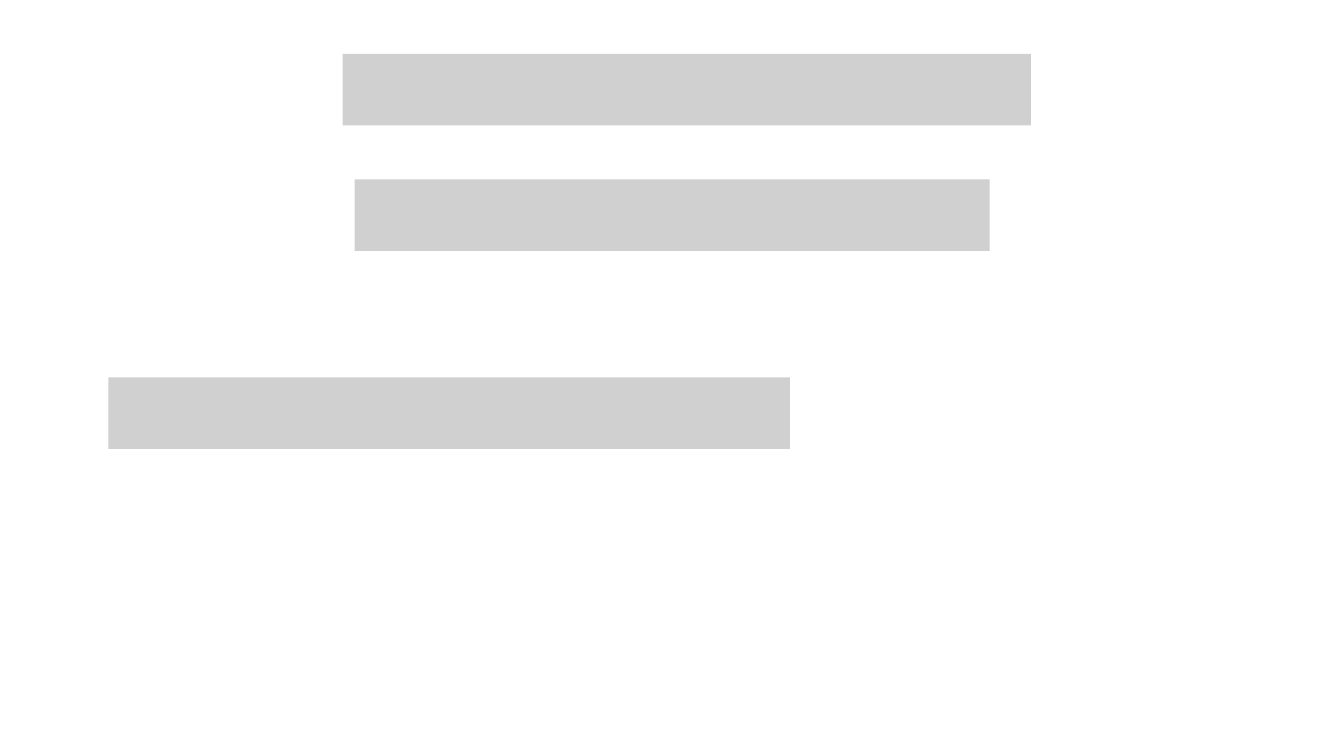
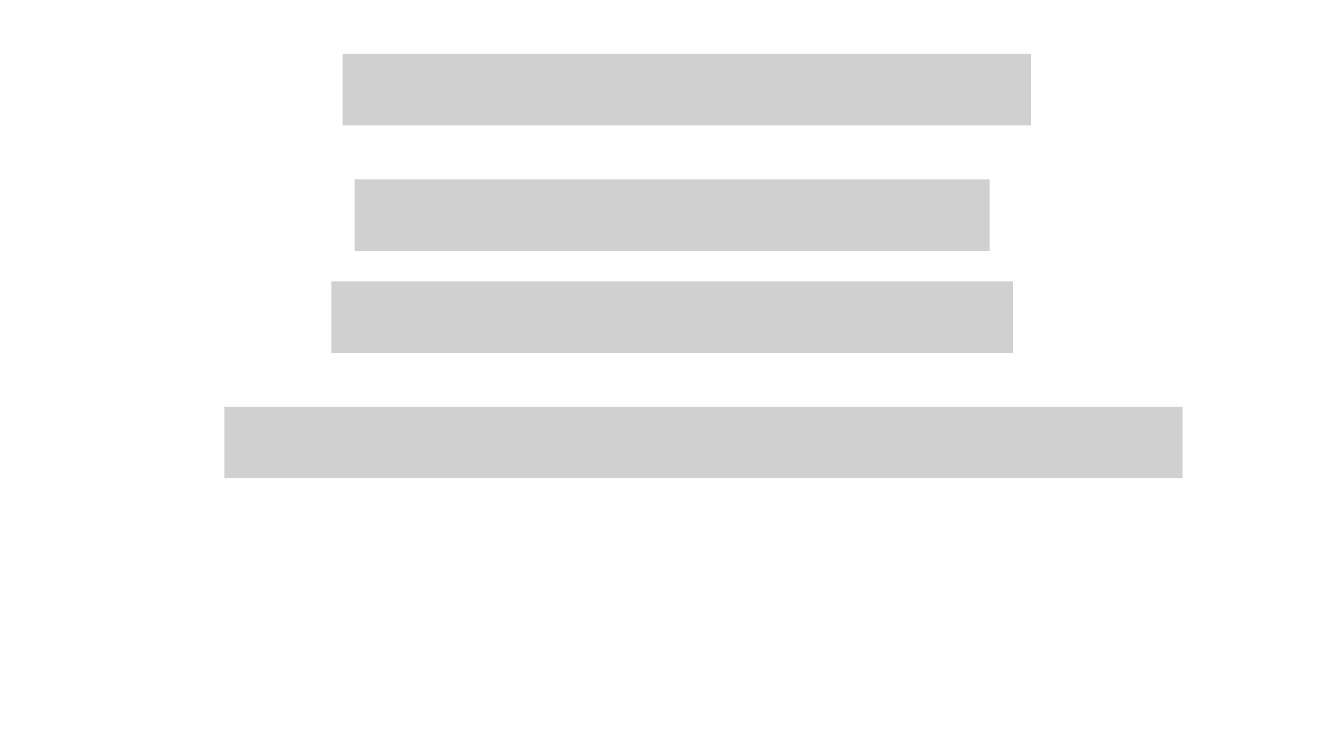
Before and after one commit to Jyffe/MachineLearning, a slide deck: slide 2 of PizzaML/Pictures.pptx. Drawn at 1344x756 pixels with LibreOffice and Linux fonts; fonts in the diff are those of the drawing; grey boxes stand for pictures. Boxes give left, top, right and bottom in pixels: in the first picture for what was removed or moved away, otherwise in the second. Text is boxed around its words. In the diff, an @@ line names an element or a change of style, - is before the commit and + after.

```diff
--- a/PizzaML/Pictures.pptx
+++ b/PizzaML/Pictures.pptx
@@ picture added at <box>332,281,1013,353</box> @@
@@ picture removed at <box>109,377,790,449</box> @@
@@ picture added at <box>225,407,1184,479</box> @@
```
Also in this commit, not shown: 2 other files.
